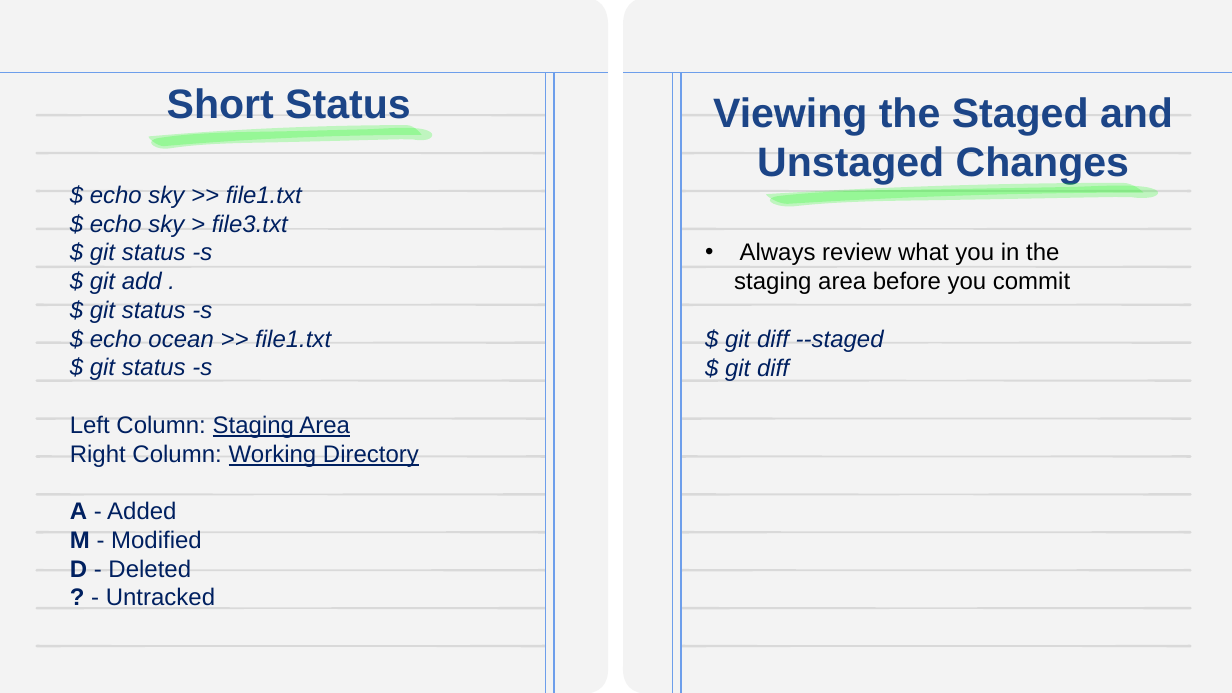
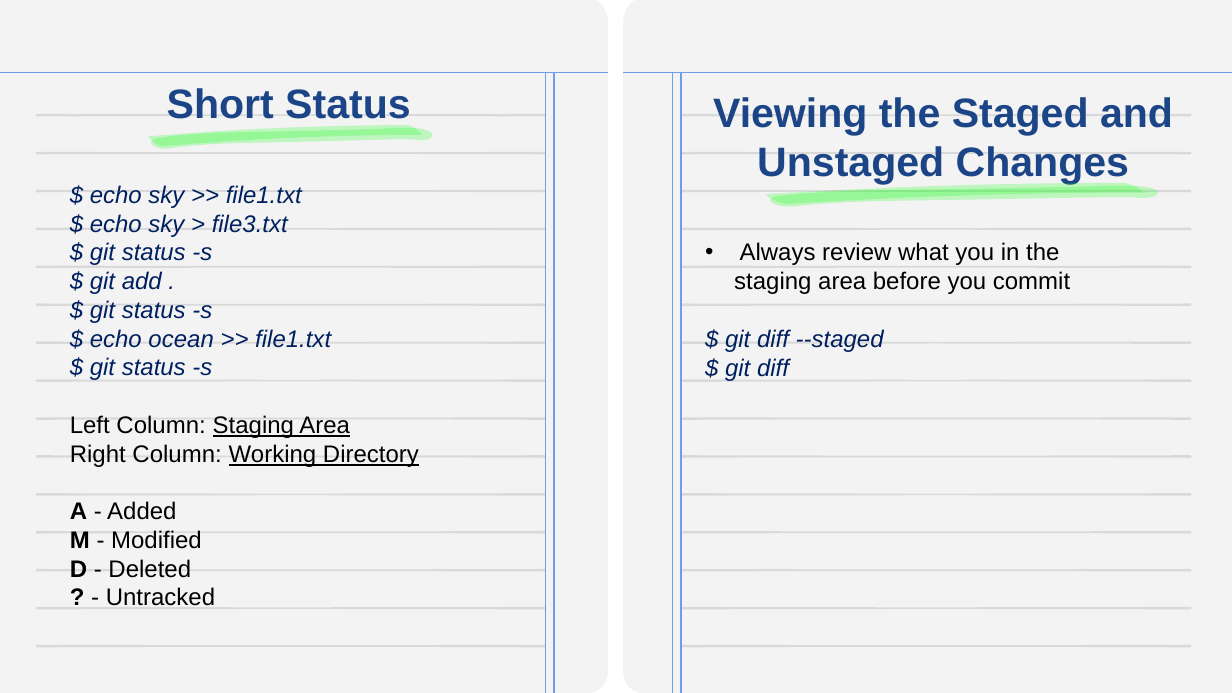
Before and after one commit to houwaey/mseufci-training-materials, a slide deck: slide 15 of Git Presentation.pptx. Drawn at 1232x693 pixels with LibreOffice and Linux fonts; fonts in the diff are those of the drawing. Boxes give left, top, right and bottom in pixels: in the first picture for what was removed or moved away, otherwise in the second. Text is boxed around its words. In the diff, an @@ line names an element or a change of style, - is before the commit and + after.

Commit message:
Updated Git Presentation

```diff
--- a/Git Presentation.pptx
+++ b/Git Presentation.pptx
@@ text at (70,415,419,606): text colour #002060 to #000000 in "Left Column: Staging Area", "Right Column: Working Directory", "A - Added", "M - Modified" and 2 more places @@
```
Also in this commit, not shown: 2 other slides changed.
